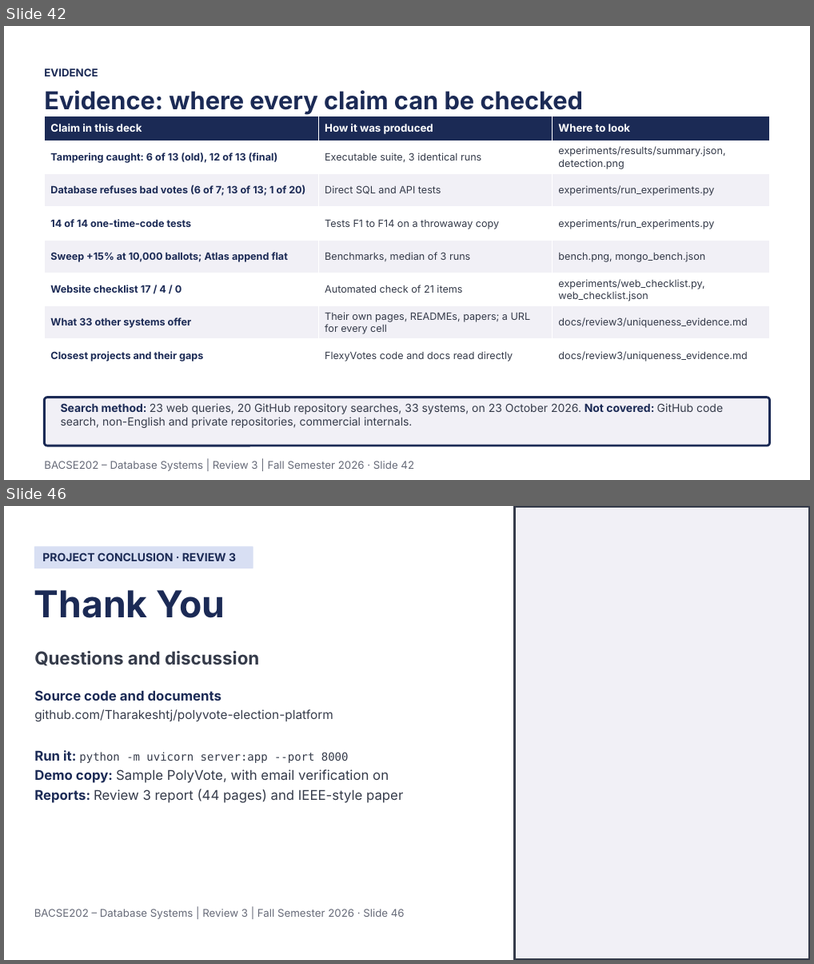
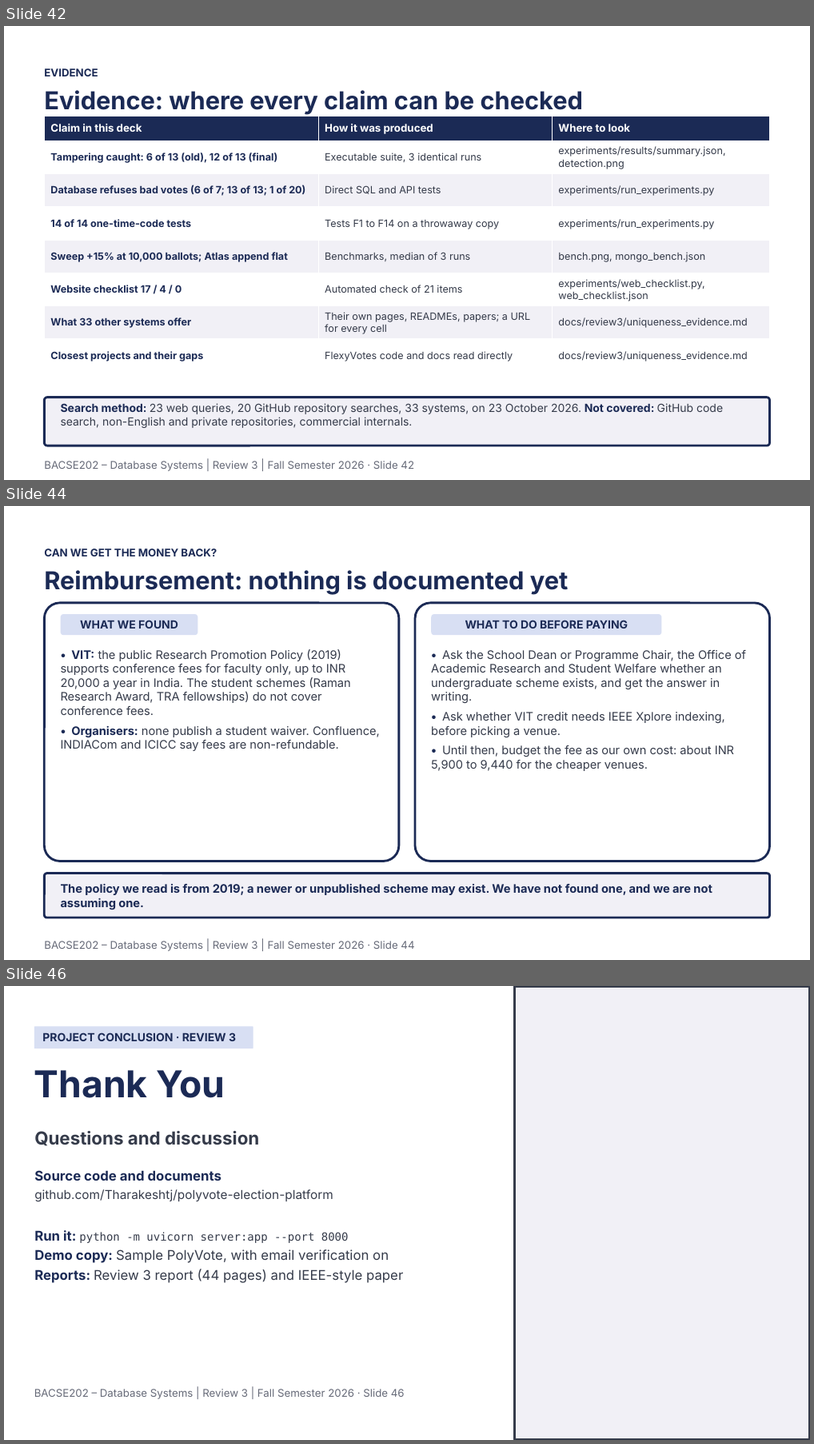
Before and after one commit to Tharakeshtj/polyvote-election-platform, a slide deck: docs/PolyVote_Review3_Final.pptx. Shown one above the other, each under a label of ours: slides 42 and 46 before the commit, slides 42, 44 and 46 after it; the slides between them are not shown. The pictures are 814x964 and 814x1444 pixels, drawn with LibreOffice and Linux fonts; fonts in the diff are those of the drawing; background and template pictures are left out. Boxes give left, top, right and bottom in pixels: in the first picture for what was removed or moved away, otherwise in the second. Text is boxed around its words. In the diff, an @@ line names an element or a change of style, - is before the commit and + after.

```diff
--- a/docs/PolyVote_Review3_Final.pptx
+++ b/docs/PolyVote_Review3_Final.pptx
@@ slide 44 added at [4, 506, 810, 960], background #FFFFFF @@
@@ text added at [44, 548, 217, 556], 9.5 pt, text #1B2A55, bold @@
+CAN WE GET THE MONEY BACK?
@@ text added at [44, 570, 569, 595], 22 pt, text #1B2A55, bold @@
+Reimbursement: nothing is documented yet
@@ rounded rectangle added at [44, 603, 399, 861], fill #FFFFFF, outline #1B2A55 2 pt @@
@@ rounded rectangle added at [61, 614, 198, 635], fill #D8DFF3, 10 pt, text #1B2A55, bold @@
+WHAT WE FOUND
@@ rounded rectangle added at [415, 603, 770, 861], fill #FFFFFF, outline #1B2A55 2 pt @@
@@ rounded rectangle added at [431, 614, 662, 635], fill #D8DFF3, 10 pt, text #1B2A55, bold @@
+WHAT TO DO BEFORE PAYING
@@ text added at [61, 649, 380, 751], 10.5 pt, text #353B4A @@
+• VIT: the public Research Promotion Policy (2019) supports conference fees for faculty only, up to INR 20,000 a year in India. The student schemes (Raman Research Award, TRA fellowships) do not cover conference fees.
+• Organisers: none publish a student waiver. Confluence, INDIACom and ICICC say fees are non-refundable.
@@ text added at [431, 650, 746, 771], 10.5 pt, text #353B4A @@
+• Ask the School Dean or Programme Chair, the Office of Academic Research and Student Welfare whether an undergraduate scheme exists, and get the answer in writing.
+• Ask whether VIT credit needs IEEE Xplore indexing, before picking a venue.
+• Until then, budget the fee as our own cost: about INR 5,900 to 9,440 for the cheaper venues.
@@ rounded rectangle added at [44, 873, 770, 917], fill #F1F0F6, outline #1B2A55 2 pt @@
@@ text added at [61, 884, 712, 909], 10.5 pt, text #1B2A55, bold @@
+The policy we read is from 2019; a newer or unpublished scheme may exist. We have not found one, and we are not assuming one.
@@ text added at [44, 940, 414, 951], 9.5 pt, text #666A78 @@
+BACSE202 – Database Systems | Review 3 | Fall Semester 2026 · Slide 44
```
Also in this commit, not shown: 2 slides changed, 1 slide removed, 4 other files.
